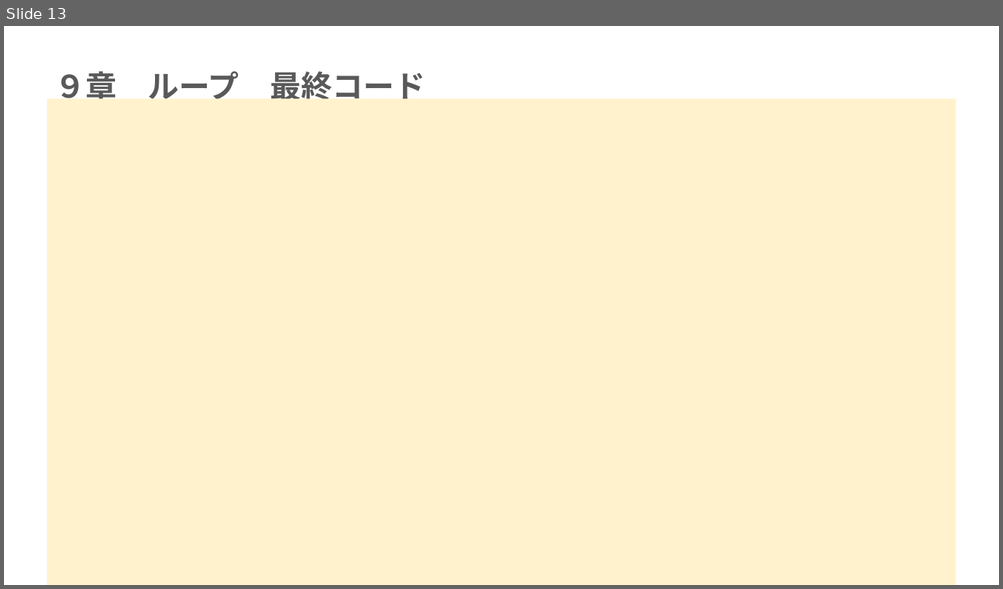
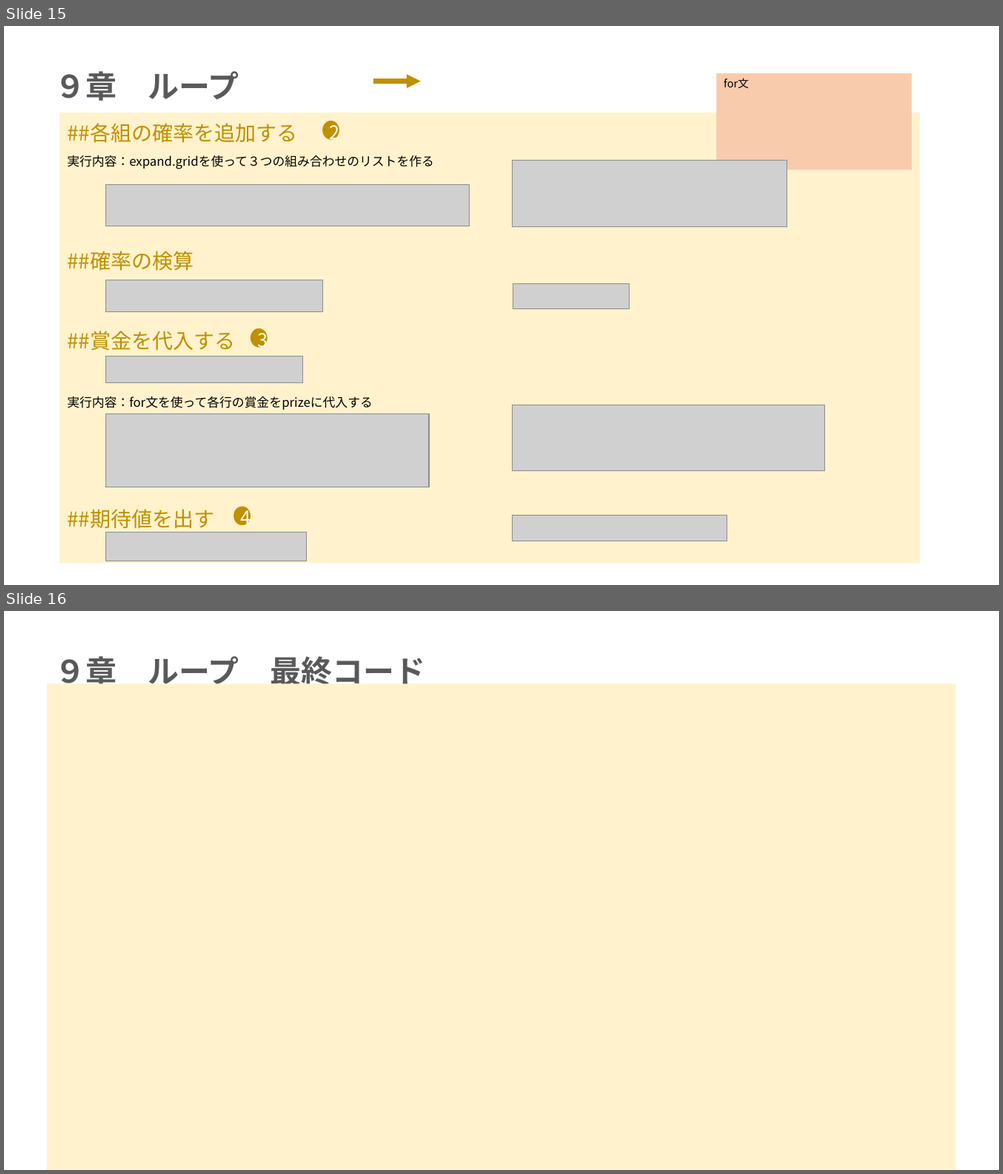
Before and after one commit to mei-517/r-practice-part3, a slide deck: 永井芽衣_Rpart3.pptx. Shown one above the other, each under a label of ours: slide 13 before the commit, slides 15 and 16 after it. The pictures are 1003x589 and 1003x1174 pixels, drawn with LibreOffice and Linux fonts; fonts in the diff are those of the drawing; grey boxes stand for pictures. Boxes give left, top, right and bottom in pixels: in the first picture for what was removed or moved away, otherwise in the second. Text is boxed around its words. In the diff, an @@ line names an element or a change of style, - is before the commit and + after.

```diff
--- a/永井芽衣_Rpart3.pptx
+++ b/永井芽衣_Rpart3.pptx
@@ slide 15 added at (x1=4, y1=26, x2=999, y2=585), background #FFFFFF @@
@@ title added at (x1=54, y1=71, x2=239, y2=101), 30 pt, text #595959, bold @@
+９章 ループ
@@ arrow added from (373, 82) to (421, 82), #BF9000 4.5 pt @@
@@ rectangle added at (x1=717, y1=74, x2=912, y2=170), fill #F8CBAD, 10.5 pt, text #000000 @@
+for文
@@ rectangle added at (x1=60, y1=113, x2=920, y2=564), fill #FFF2CC @@
@@ subtitle added at (x1=67, y1=123, x2=434, y2=533), 12 pt, text #000000 @@
+##各組の確率を追加する
+実行内容：expand.gridを使って３つの組み合わせのリストを作る
+##確率の検算
+##賞金を代入する
+実行内容：for文を使って各行の賞金をprizeに代入する
+##期待値を出す
@@ ellipse added at (x1=323, y1=121, x2=340, y2=139), fill #BF9000, 18 pt, text #FFFFFF @@
+2
@@ picture added at (x1=512, y1=160, x2=787, y2=227) @@
@@ picture added at (x1=105, y1=185, x2=469, y2=226) @@
@@ picture added at (x1=105, y1=281, x2=323, y2=312) @@
@@ picture added at (x1=513, y1=284, x2=629, y2=309) @@
@@ ellipse added at (x1=250, y1=329, x2=267, y2=348), fill #BF9000, 18 pt, text #FFFFFF @@
+3
@@ picture added at (x1=105, y1=357, x2=303, y2=383) @@
@@ picture added at (x1=105, y1=414, x2=429, y2=488) @@
@@ picture added at (x1=512, y1=406, x2=825, y2=472) @@
@@ ellipse added at (x1=234, y1=506, x2=251, y2=526), fill #BF9000, 18 pt, text #FFFFFF @@
+4
@@ picture added at (x1=105, y1=533, x2=306, y2=562) @@
@@ picture added at (x1=512, y1=515, x2=727, y2=541) @@
@@ what was slide 13 is now slide 16 @@
```
Also in this commit, not shown: 4 slides changed, 3 other slides added, 1 slide removed, 1 other file.
